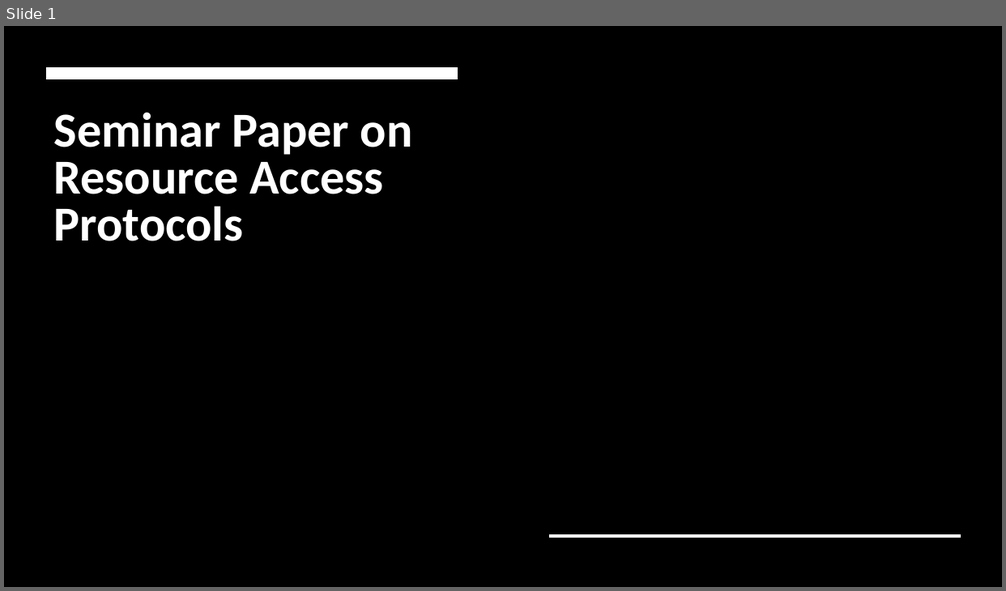
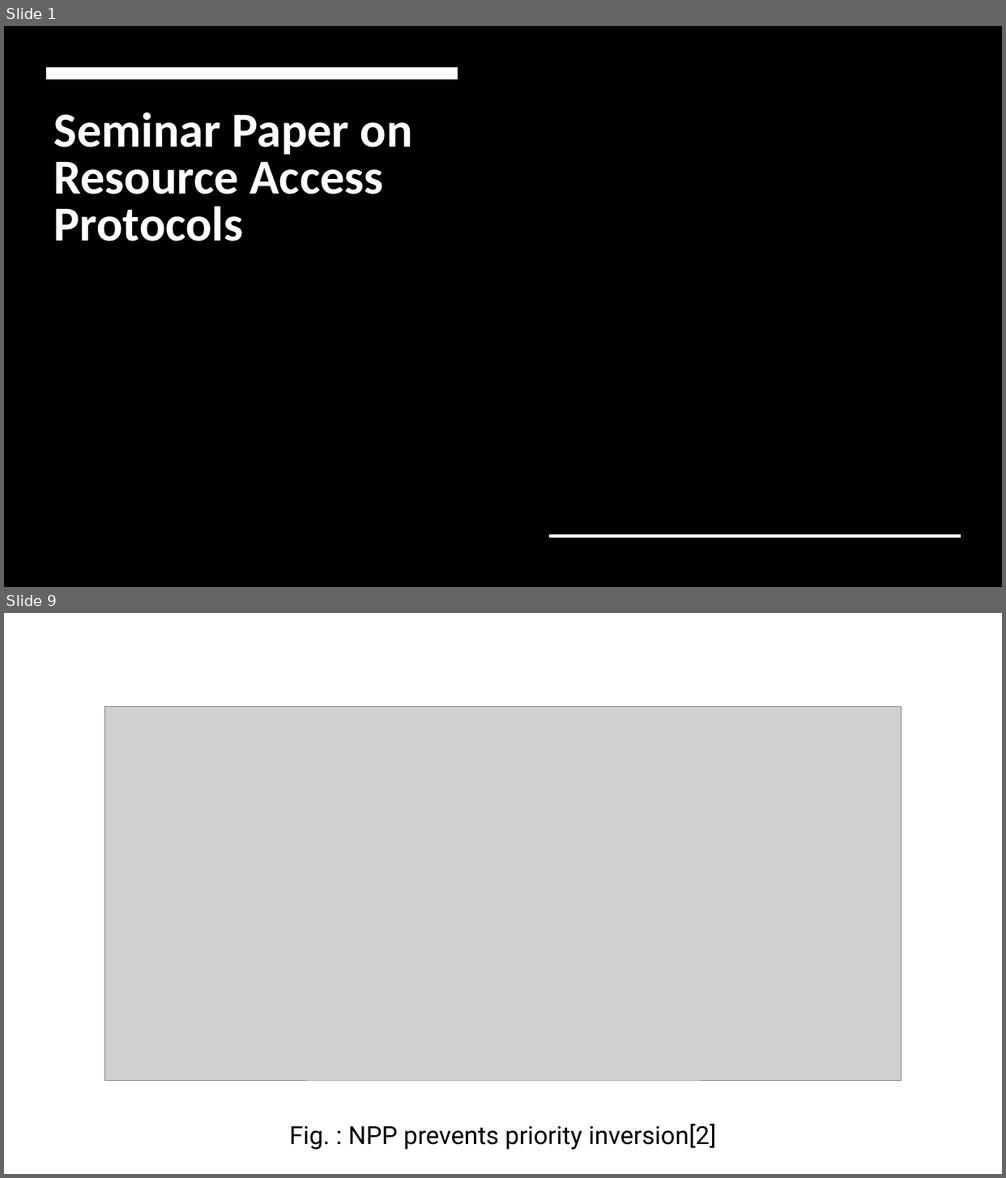
Before and after one commit to raihan4hshl/RTS_seminar, a slide deck: Seminar Paper on Resource Access Protocols.odp. Shown one above the other, each under a label of ours: slide 1 before the commit, slides 1 and 9 after it; the slides between them are not shown. The pictures are 1006x591 and 1006x1178 pixels, drawn with LibreOffice and Linux fonts; fonts in the diff are those of the drawing; grey boxes stand for pictures; background and template pictures are left out. Boxes give left, top, right and bottom in pixels: in the first picture for what was removed or moved away, otherwise in the second. Text is boxed around its words. In the diff, an @@ line names an element or a change of style, - is before the commit and + after.

```diff
--- a/Seminar Paper on Resource Access Protocols.odp
+++ b/Seminar Paper on Resource Access Protocols.odp
@@ slide 9 added at bbox=[4, 613, 1002, 1174], background #FFFFFF @@
@@ picture added at bbox=[105, 707, 901, 1080] @@
@@ text added at bbox=[289, 1124, 717, 1150], 24 pt, text #000000 @@
+Fig. : NPP prevents priority inversion[2]
```
Also in this commit, not shown: 5 slides changed, 12 other slides added.
